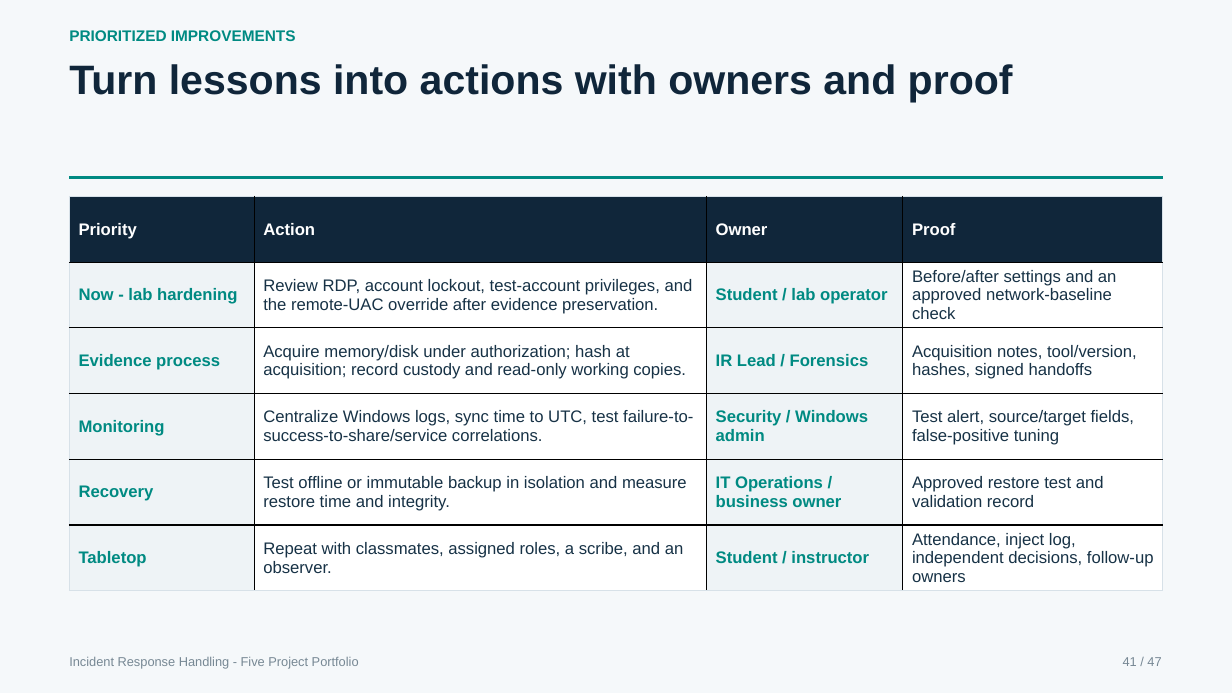
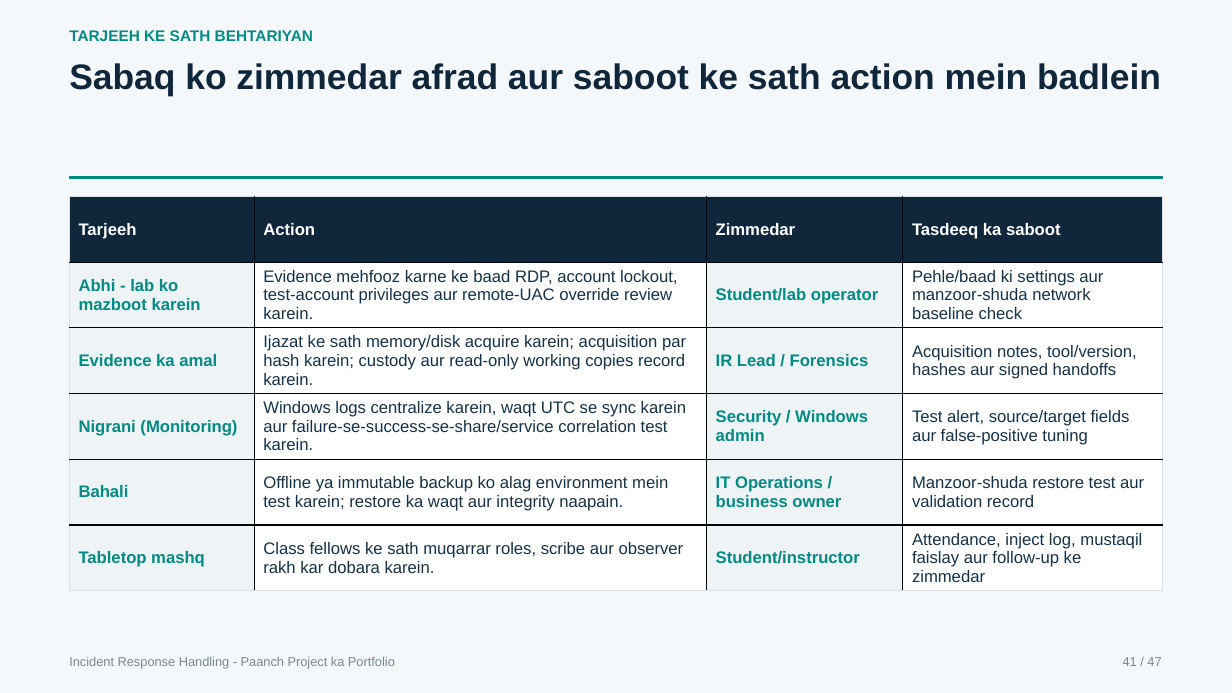
Before and after one commit to CyberBoy50/Cyber-Project-IR-Portfolio, a slide deck: slide 41 of presentation/Cyber_Project_Complete_IR_Training_Briefing.pptx. Drawn at 1232x693 pixels with LibreOffice and Linux fonts; fonts in the diff are those of the drawing. Boxes give left, top, right and bottom in pixels: in the first picture for what was removed or moved away, otherwise in the second. Text is boxed around its words. In the diff, an @@ line names an element or a change of style, - is before the commit and + after.

```diff
--- a/presentation/Cyber_Project_Complete_IR_Training_Briefing.pptx
+++ b/presentation/Cyber_Project_Complete_IR_Training_Briefing.pptx
@@ text at [69,30,313,41]: text changed @@
-PRIORITIZED IMPROVEMENTS
+TARJEEH KE SATH BEHTARIYAN
@@ text at [69,63,1161,96]: text changed; size 32 to 27.6 pt @@
-Turn lessons into actions with owners and proof
+Sabaq ko zimmedar afrad aur saboot ke sath action mein badlein
@@ table at [69,196,1163,605] @@
-row 1: Priority | Action | Owner | Proof
+row 1: Tarjeeh | Action | Zimmedar | Tasdeeq ka saboot
-row 2: Now - lab hardening | Review RDP, account lockout, test-account privileges, and the remote-UAC override after evidence preservation. | Student / lab operator | Before/after settings and an approved network-baseline check
+row 2: Abhi - lab ko mazboot karein | Evidence mehfooz karne ke baad RDP, account lockout, test-account privileges aur remote-UAC override review karein. | Student/lab operator | Pehle/baad ki settings aur manzoor-shuda network baseline check
-row 3: Evidence process | Acquire memory/disk under authorization; hash at acquisition; record custody and read-only working copies. | IR Lead / Forensics | Acquisition notes, tool/version, hashes, signed handoffs
+row 3: Evidence ka amal | Ijazat ke sath memory/disk acquire karein; acquisition par hash karein; custody aur read-only working copies record karein. | IR Lead / Forensics | Acquisition notes, tool/version, hashes aur signed handoffs
-row 4: Monitoring | Centralize Windows logs, sync time to UTC, test failure-to-success-to-share/service correlations. | Security / Windows admin | Test alert, source/target fields, false-positive tuning
+row 4: Nigrani (Monitoring) | Windows logs centralize karein, waqt UTC se sync karein aur failure-se-success-se-share/service correlation test karein. | Security / Windows admin | Test alert, source/target fields aur false-positive tuning
-row 5: Recovery | Test offline or immutable backup in isolation and measure restore time and integrity. | IT Operations / business owner | Approved restore test and validation record
+row 5: Bahali | Offline ya immutable backup ko alag environment mein test karein; restore ka waqt aur integrity naapain. | IT Operations / business owner | Manzoor-shuda restore test aur validation record
-row 6: Tabletop | Repeat with classmates, assigned roles, a scribe, and an observer. | Student / instructor | Attendance, inject log, independent decisions, follow-up owners
+row 6: Tabletop mashq | Class fellows ke sath muqarrar roles, scribe aur observer rakh kar dobara karein. | Student/instructor | Attendance, inject log, mustaqil faislay aur follow-up ke zimmedar
@@ text at [69,657,395,669]: text changed @@
-Incident Response Handling - Five Project Portfolio
+Incident Response Handling - Paanch Project ka Portfolio
```
Also in this commit, not shown: 46 other slides changed, 1 other file.
